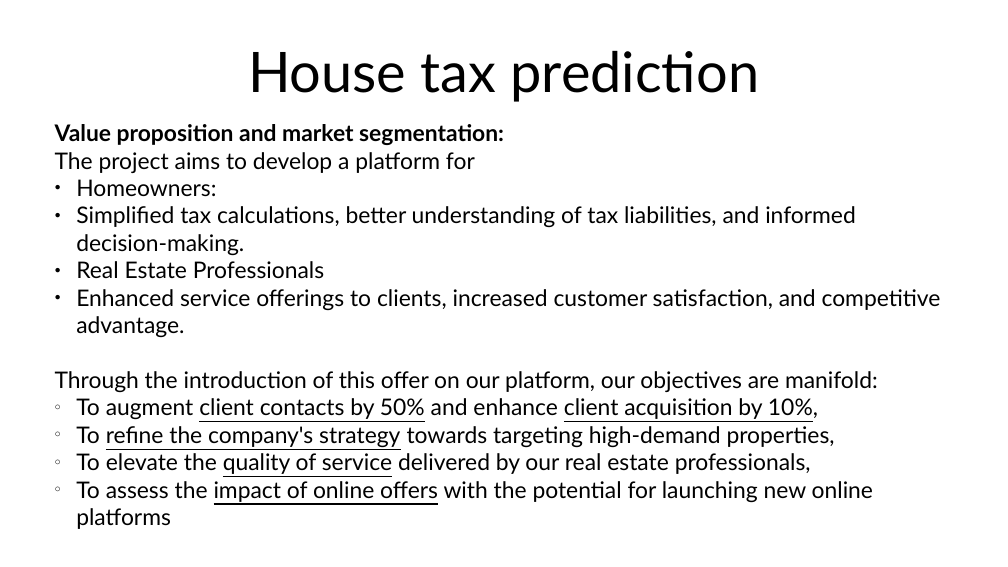
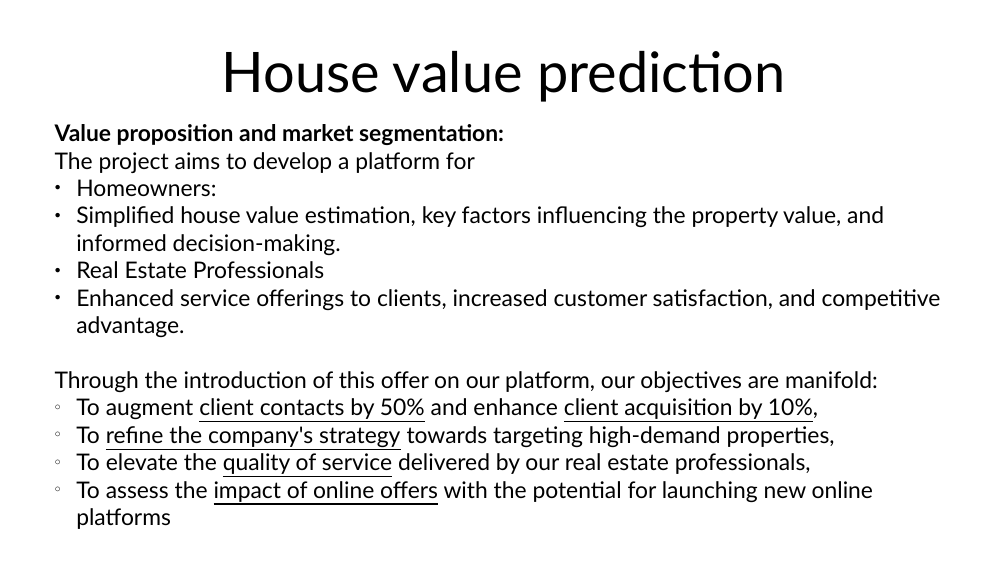
Before and after one commit to abourang/Zillow, a slide deck: slide 3 of presentation/Presentation.odp. Drawn at 1008x567 pixels with LibreOffice and Linux fonts; fonts in the diff are those of the drawing. Boxes give left, top, right and bottom in pixels: in the first picture for what was removed or moved away, otherwise in the second. Text is boxed around its words. In the diff, an @@ line names an element or a change of style, - is before the commit and + after.

```diff
--- a/presentation/Presentation.odp
+++ b/presentation/Presentation.odp
@@ title at bbox=[222, 51, 786, 102]: text changed @@
-House tax prediction
+House value prediction
@@ text at bbox=[76, 206, 884, 255]: text changed @@
-● Simplified tax calculations, better understanding of tax liabilities, and informed decision-making.
+● Simplified house value estimation, key factors influencing the property value, and informed decision-making.
```
Also in this commit, not shown: 2 other slides changed, 1 slide added, 1 slide removed, 3 other files.
